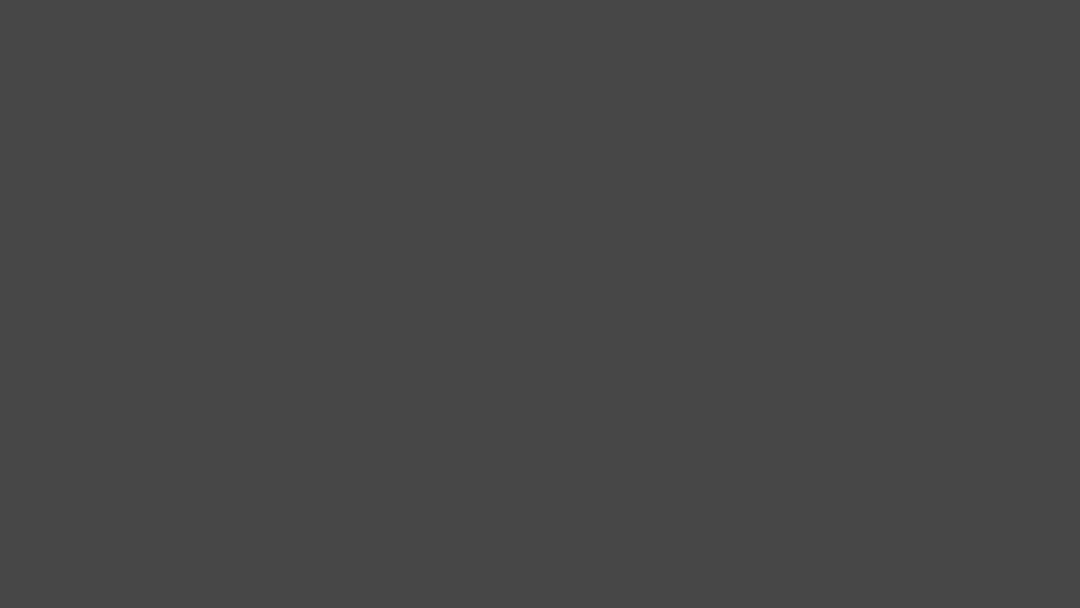
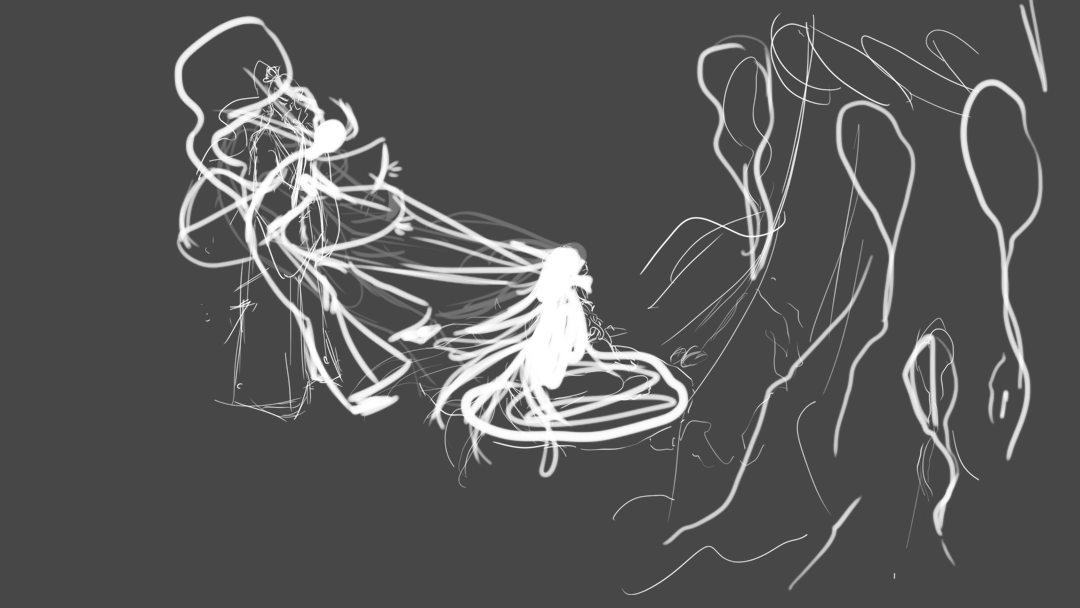
The second 1080 x 608 image is a revision of the first. Changes to its layers:
added layer "Layer 4" in group "Youki" over [196, 12, 979, 595]
added layer "Layer 5" in group "Youki" over [173, 0, 1049, 592]
added layer "Layer 2" (26%) in group "Youki" over [214, 114, 588, 419]
